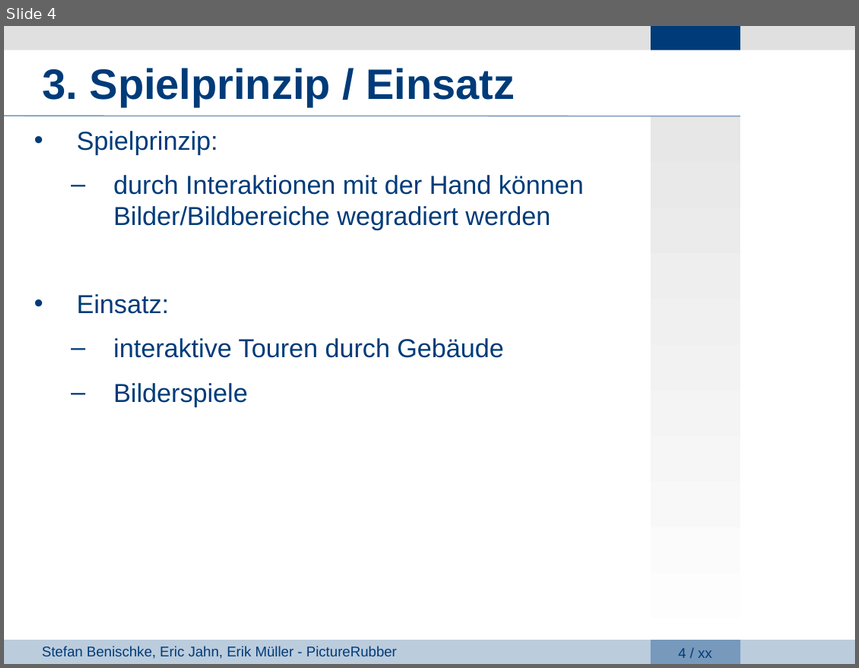
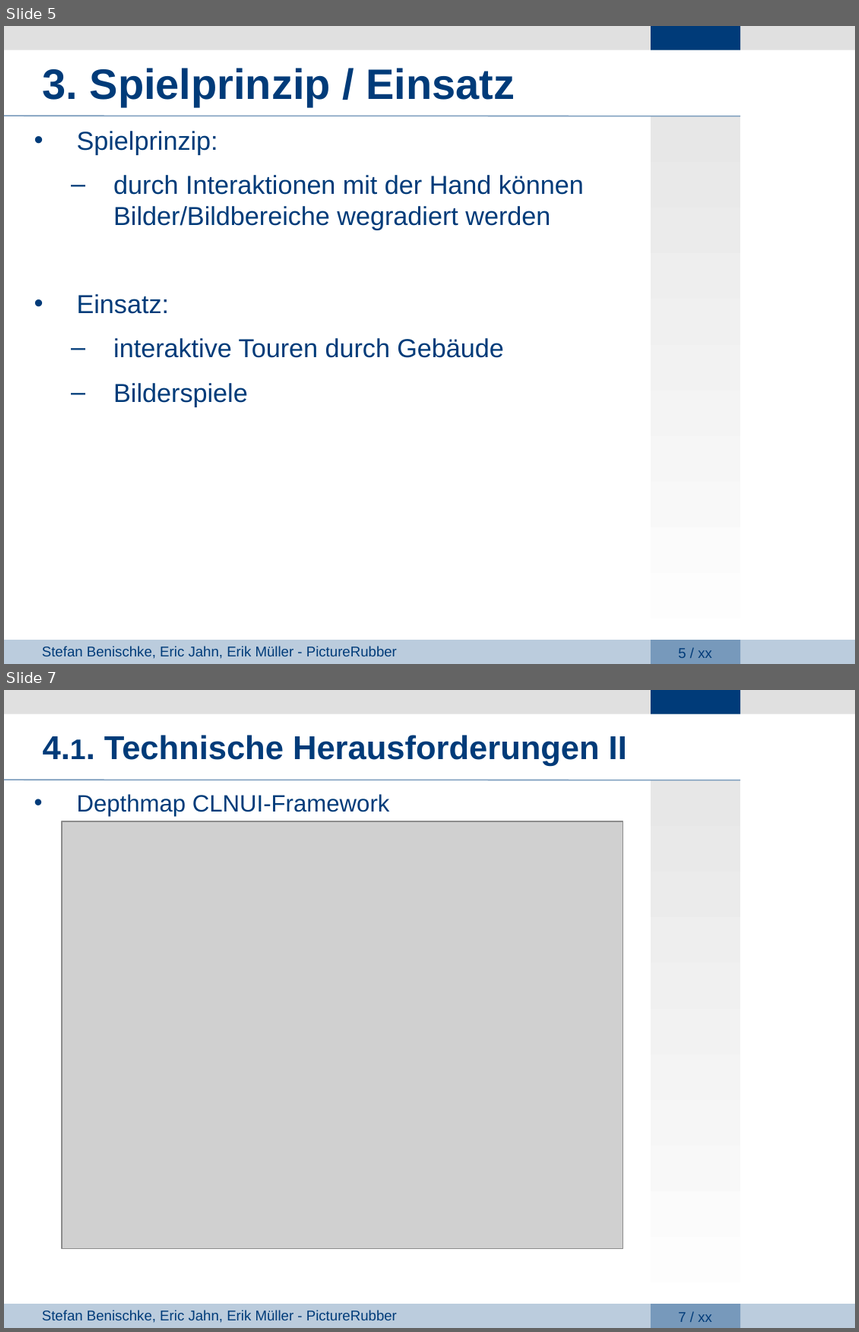
Before and after one commit to giuliarouge/picturerubber, a slide deck: Präsentation.ppt. Shown one above the other, each under a label of ours: slide 4 before the commit, slides 5 and 7 after it; the slides between them are not shown. The pictures are 859x668 and 859x1332 pixels, drawn with LibreOffice and Linux fonts; fonts in the diff are those of the drawing; grey boxes stand for pictures; background and template pictures are left out. Boxes give left, top, right and bottom in pixels: in the first picture for what was removed or moved away, otherwise in the second. Text is boxed around its words. In the diff, an @@ line names an element or a change of style, - is before the commit and + after.

```diff
--- a/Präsentation.ppt
+++ b/Präsentation.ppt
@@ slide 7 added at (4,690,855,1328), background #FFFFFF; not listed: 8 template elements that a slide beside it also shows @@
@@ text added at (43,735,627,767), 28 pt, text #003B79, bold @@
+4.1. Technische Herausforderungen II
@@ text added at (77,794,390,816), 20 pt, text #003B79 @@
+• Depthmap CLNUI-Framework
@@ picture added at (62,822,623,1249) @@
@@ what was slide 4 is now slide 5 @@
@@ page number at (678,648,712,658): text changed @@
-4 / xx
+5 / xx
```
Also in this commit, not shown: 6 slides changed, 7 other slides added, 1 slide removed, 3 other files.
